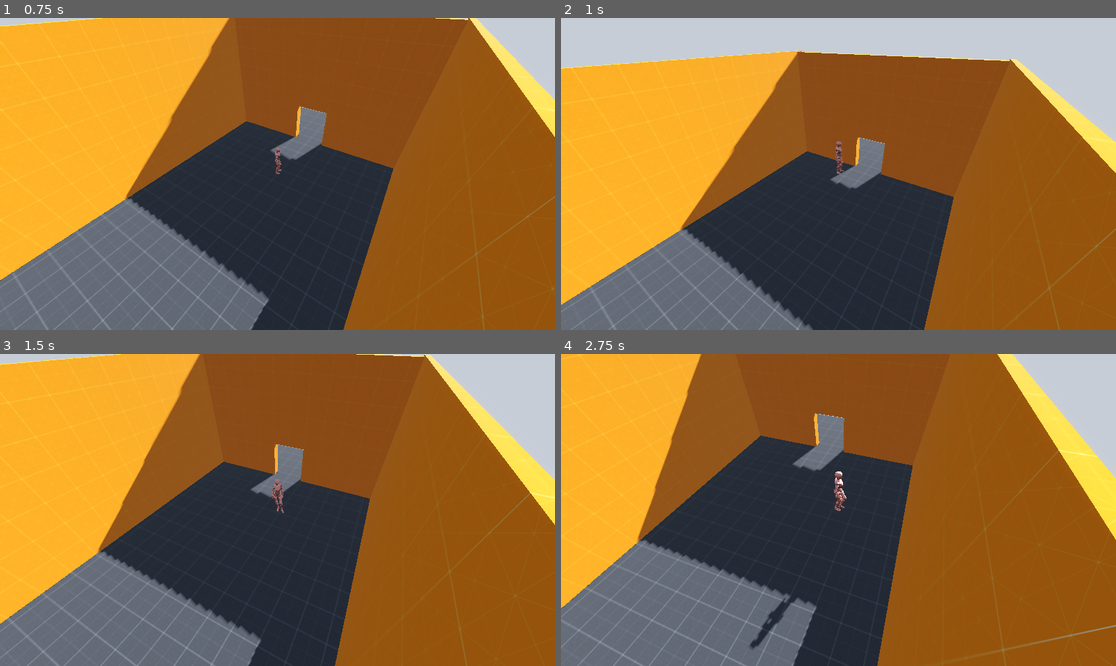
Above: before the commit, frames 1-4 (two rows, left to right).
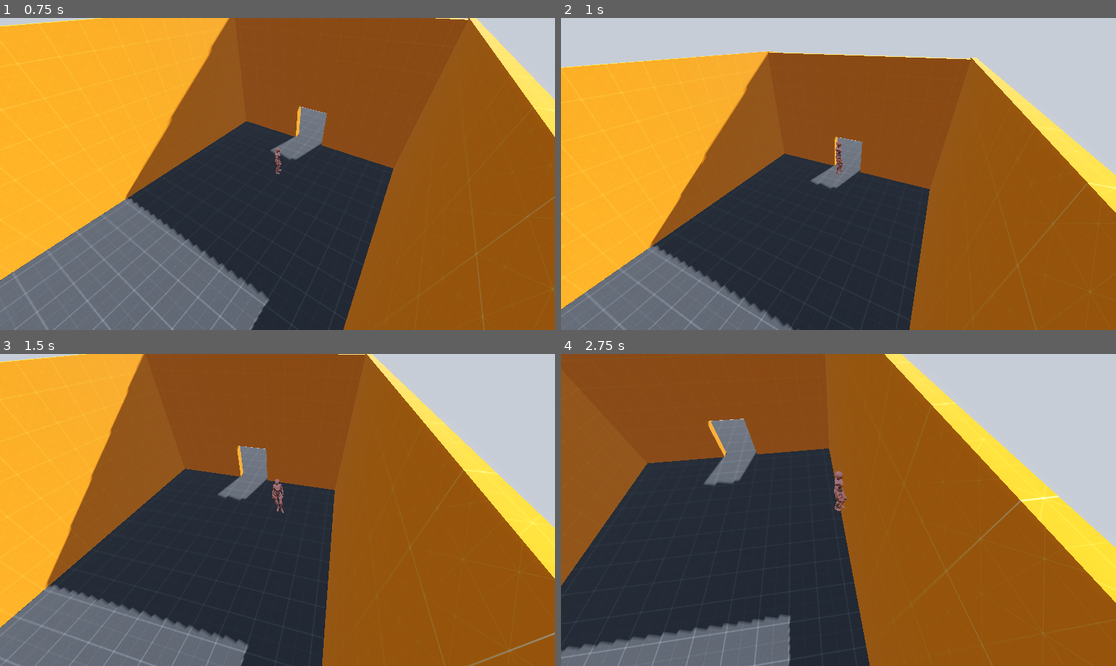
Above: after the commit, the same moments.

Repository: Bloombeard/diamond-heist
Game: Godot game, scene res://scenes/vault.tscn
Same seed, same stepped clock (60 frames per second), same inputs: the game is played once before the commit and once after it.
Inputs:
- Up to frame 1 (0.75 s): tap Enter at 0.5 s; hold D (move_right) from 0.53 s (still down); hold Shift (block) from 0.53 s (still down)
- Up to frame 2 (1 s): keep holding D (move_right); keep holding Shift (block); tap Space (jump) at 0.77, 0.8 s
- Up to frame 3 (1.5 s): tap Space (jump) at 1.07, 1.35 s; release D (move_right) at 1.28 s; release Shift (block) at 1.28 s; hold S (move_backward) from 1.28 s (still down)
- Up to frame 4 (2.75 s): tap Space (jump) at 1.52, 1.82, 2.3 s; tap Shift (block) at 1.55 s; release S (move_backward) at 2.03 s; hold D (move_right) from 2.03 s (still down); hold Shift (block) from 2.03 s (still down)

Frame 1 is identical in both runs. In frame 2, 13% of the frame differs, in the area x 0-100%, y 10-100%; in frame 3, 23%; in frame 4, 45%, in the area x 0-100%, y 0-100%.

Commit message:
it's all running on states!

Diff:
--- a/scenes/enemy.tscn
+++ b/scenes/enemy.tscn
@@ -1,6 +1,7 @@
-[gd_scene load_steps=5 format=3 uid="uid://qkbko2sifekr"]
+[gd_scene load_steps=6 format=3 uid="uid://bogo3gha7l7cv"]
 
 [ext_resource type="Script" uid="uid://c1c78npuewamo" path="res://scripts/enemy.gd" id="1_7p1mj"]
+[ext_resource type="Script" uid="uid://bltbd8mxfw6y6" path="res://scenes/state_machine.gd" id="3_5uy6h"]
 
 [sub_resource type="StandardMaterial3D" id="StandardMaterial3D_md0e3"]
 albedo_color = Color(1, 0, 0, 1)
@@ -13,6 +14,9 @@
 transform = Transform3D(1, 0, 0, 0, 1, 0, 0, 0, 1, 0, 1, 0)
 script = ExtResource("1_7p1mj")
 
+[node name="state_machine" type="Node3D" parent="."]
+script = ExtResource("3_5uy6h")
+
 [node name="MeshInstance3D" type="MeshInstance3D" parent="."]
 material_override = SubResource("StandardMaterial3D_md0e3")
 mesh = SubResource("CapsuleMesh_4ra3w")
@@ -21,3 +25,5 @@
 shape = SubResource("CapsuleShape3D_5uy6h")
 
 [node name="NavigationAgent3D" type="NavigationAgent3D" parent="."]
+
+[node name="enemy_skin" type="Node3D" parent="."]
--- a/scenes/slasher.tscn
+++ b/scenes/slasher.tscn
@@ -23,7 +23,7 @@
 [node name="hitbox" type="Area3D" parent="."]
 
 [node name="hitbox_shape" type="CollisionShape3D" parent="hitbox"]
-transform = Transform3D(1, 0, 0, 0, 1, 0, 0, 0, 1, 0, 0, 0.5)
+transform = Transform3D(1, 0, 0, 0, 1, 0, 0, 0, 1, 0, 0, 1)
 shape = SubResource("SphereShape3D_lg7p3")
 disabled = true
 debug_color = Color(0.99621826, 0, 0.18194953, 0.78431374)
--- a/scripts/enemy.gd
+++ b/scripts/enemy.gd
@@ -4,18 +4,35 @@
 @export var move_speed := 4.0
 
 @onready var nav_agent: NavigationAgent3D = $NavigationAgent3D
+@onready var statem = $state_machine
 
-var player = null
+@onready var player = get_node(player_path)
+@onready var idle_distance = randi_range(3,5)
 
 func _ready() -> void:
-	print("ready!")
-	player = get_node(player_path)
+	pass
 
 func _physics_process(_delta: float) -> void:
 	velocity = Vector3.ZERO
+	var current_speed = move_speed
 
 	nav_agent.set_target_position(player.global_position)
 	var next_nav_point := nav_agent.get_next_path_position()
-	velocity = (next_nav_point - global_position).normalized() * move_speed
+
+	if true:
+		statem.state = statem.RUNNING
+
+	if statem.state == statem.RUNNING:
+		velocity = (next_nav_point - global_position).normalized()
+		if self.global_position.distance_to(player.global_position) < idle_distance:
+			current_speed = move_speed / 4
+			var tempvelocity = velocity
+			velocity.x = tempvelocity.z
+			velocity.z = tempvelocity.x
+			if idle_distance % 2 == 0:
+				velocity.x = -velocity.x
+			else:
+				velocity.z = -velocity.z
+		velocity = velocity *  current_speed
 
 	move_and_slide()
--- a/scripts/player.gd
+++ b/scripts/player.gd
@@ -4,6 +4,7 @@
 @export var walk_speed := 2.4
 @export var run_speed := 5
 @export var acceleration := 200.0
+var stagger_timer := 120
 
 @export_group("Jump")
 @export var jump_height := 3.5
@@ -73,6 +74,7 @@
 		var current_attack = floor(Input.get_vector("slash_left", "slash_right", "slash_up", "slash_down"))
 		if current_attack != Vector2.ZERO:
 			attack_buffer = current_attack
+
 	if statem.atk_state == statem.ATK_NONE or statem.atk_state == statem.ATK_RECOVERY:
 		attack_direction = attack_buffer
 		attack_buffer = Vector2.ZERO
@@ -84,6 +86,9 @@
 		if is_jump_available:
 			if coyote_timer_node.is_stopped():
 				coyote_timer_node.start(coyote_time)
+	elif statem.atk_state == statem.ATK_RECOVERY:
+		if coyote_timer_node.is_stopped():
+			coyote_timer_node.start(coyote_time)
 	else:
 		is_jump_available = true
 		coyote_timer_node.stop()
@@ -99,26 +104,35 @@
 			statem.state = statem.DRAWING
 		else:
 			statem.state = statem.ATTACKING
-	if statem.state == statem.ATTACKING:
+
+	if statem.state == statem.STAGGERED:
+		pass
+	elif statem.state == statem.ATTACKING:
 		pass
 	elif statem.state == statem.DRAWING:
 		pass
 	else:
-		if is_jump_available and jump_buffer:
-			statem.state = statem.JUMPING
-			jump()
-		elif not is_on_floor() and velocity.y < 0.0:
+		if not is_on_floor() and velocity.y < 0.0:
 			statem.state = statem.FALLING
-		elif Input.is_action_pressed("block"):
+		elif is_on_floor() and Input.is_action_pressed("block"):
 			statem.state = statem.BLOCKING
 		elif is_on_floor() and raw_input != Vector2.ZERO:
 			statem.state = statem.RUNNING
 		else:
 			statem.state = statem.IDLE
 
+	if is_jump_available and jump_buffer:
+			statem.state = statem.JUMPING
+			jump()
+
 	# states!
-	if statem.state == statem.ATTACKING:
+	if statem.state == statem.STAGGERED:
+		move_speed = 0
+		# current_animation = stagger_animation_name
+	elif statem.state == statem.ATTACKING:
 		move_speed = walk_speed
+		if not is_on_floor():
+			move_speed = 0
 		move_direction = last_movement_direction
 		current_animation = walk_animation_name
 	elif statem.state == statem.JUMPING:
@@ -127,7 +141,6 @@
 		# current_animation = jump_animation_name
 	elif statem.state == statem.BLOCKING:
 		move_speed = 0
-		#move_speed = walk_speed
 		current_animation = idle_animation_name
 		#current_animation = block_animation_name
 	elif statem.state == statem.DRAWING:
@@ -142,7 +155,7 @@
 		current_animation = idle_animation_name
 		move_speed = run_speed
 
-	# actual movement velocity
+	# final movement
 	var y_velocity := velocity.y
 	velocity.y = 0.0
 	velocity = velocity.move_toward(move_direction * move_speed, acceleration * delta)
@@ -150,11 +163,8 @@
 		velocity = Vector3.ZERO
 	if statem.atk_state != statem.ATK_ACTIVE and statem.atk_state != statem.ATK_STARTUP:
 		velocity.y = y_velocity + get_player_gravity() * delta
-
 	move_and_slide()
 
 	animation_player.play(current_animation)
-
 	var target_angle := Vector3.BACK.signed_angle_to(last_movement_direction, Vector3.UP)
-
 	player_skin.global_rotation.y = lerp_angle(player_skin.global_rotation.y, target_angle, rotation_speed * delta)
--- a/scripts/slasher.gd
+++ b/scripts/slasher.gd
@@ -31,11 +31,11 @@
 	var attack_direction = $"../..".attack_direction
 
 	# do the hitbox (and slash effects)
-	if statem.atk_state == statem.ATK_ACTIVE and statem.state == statem.ATTACKING:
+	if statem.atk_state == statem.ATK_ACTIVE:
 		hitbox_shape.set_deferred("disabled", false)
 		slash_effect.visible = true
 		slash_effect.position.z = 1 + (float(statem.atk_counter)/40)
-	elif statem.atk_state == statem.ATK_RECOVERY or statem.atk_state == statem.ATK_STARTUP  and statem.state == statem.ATTACKING:
+	elif statem.atk_state == statem.ATK_RECOVERY or statem.atk_state == statem.ATK_STARTUP:
 		hitbox_shape.set_deferred("disabled", true)
 		slash_effect.visible = false
 
@@ -69,7 +69,7 @@
 		statem.atk_active = fast_first_active_frame
 		statem.atk_recovery = fast_first_recovery_frame
 		if last_hit == current_hit:
-			statem.state = statem.STAGGERED
+			pass # this should break the rune probably?
 
 		if last_hit + current_hit != Vector2.ZERO: # vert/hoz slashes register 0,0 always
 			slash = last_hit + current_hit
@@ -78,7 +78,7 @@
 		draw_display()
 
 	# rune pattern processing
-	if Input.is_action_just_released("block") or Input.is_action_just_pressed("block"):
+	if Input.is_action_just_released("block") or Input.is_action_just_pressed("block") or last_hit == current_hit:
 		if pattern.size() == 4 and pattern.has_all(["vert", "topleft", "topright", "hoz"]):
 			pattern_result = "launch"
 			print("LAUNCH")
Not shown: 1 places in scenes/test_arena.tscn that only renumber resources
